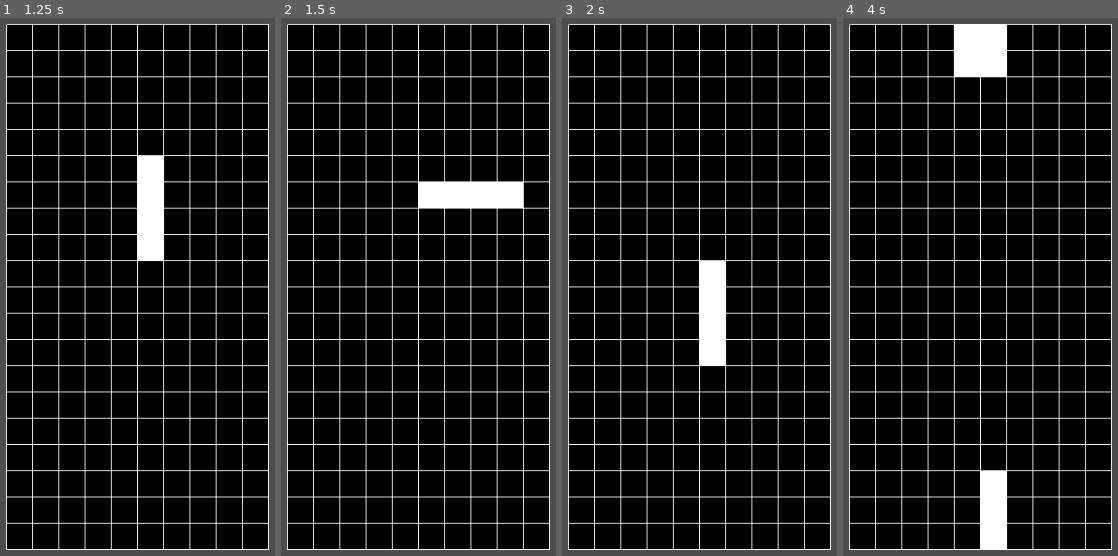
Above: before the commit, frames 1-4 (left to right).
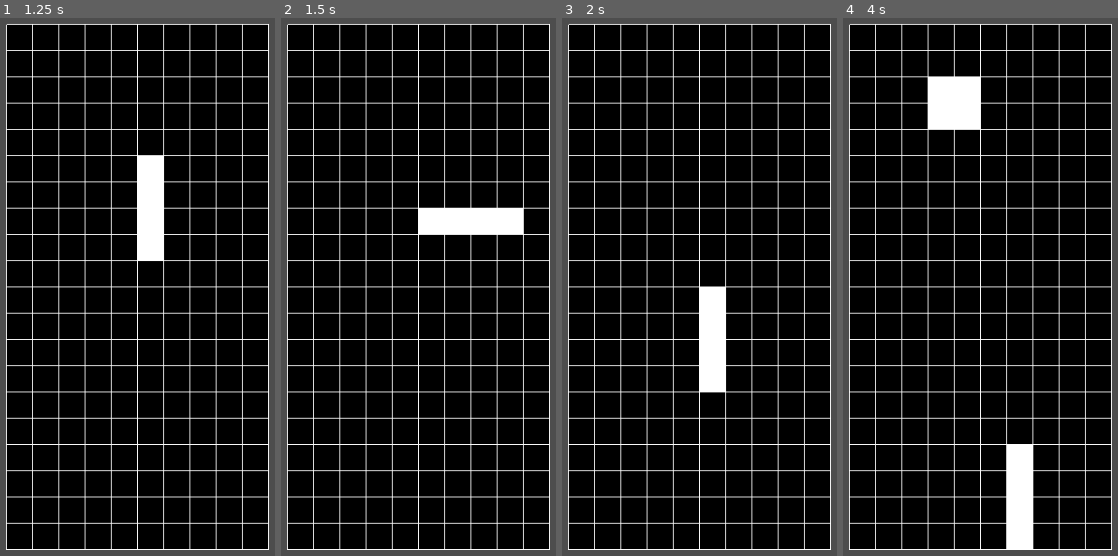
Above: after the commit, the same moments.

Repository: endy128/tetris2
Game: Godot game, scene res://board.tscn
Same seed, same stepped clock (60 frames per second), same inputs: the game is played once before the commit and once after it.
Inputs:
- Up to frame 1 (1.25 s): tap Enter at 0.5 s; hold Right from 0.53 s (still down); tap Alt at 0.6 s; tap Space at 0.77, 0.8, 1.07 s
- Up to frame 2 (1.5 s): release Right at 1.28 s; hold Down (down) from 1.28 s (still down); tap Space at 1.35 s
- Up to frame 3 (2 s): keep holding Down (down); tap Space at 1.52, 1.82 s; tap Alt at 1.55 s
- Up to frame 4 (4 s): release Down (down) at 2.03 s; hold Right 2.03-2.78 s; tap Alt at 2.1, 2.85 s; tap Space at 2.3, 3.02, 3.32, 3.6, 3.77 s; hold Up 2.78-3.53 s; hold Left from 3.53 s (still down)

Frame 1 is identical in both runs. In frame 2, 3.7% of the frame differs, in the area x 50-88%, y 30-41%; in frame 3, 0.9%; in frame 4, 6.9%, in the area x 30-70%, y 1-99%.
Error before the commit: Invalid access of index '20' on a base object of type: 'Array'. (res://board.gd:186)

Commit message:
shapes can now stack

Diff:
--- a/board.gd
+++ b/board.gd
@@ -64,6 +64,10 @@
 			shape.move(1)
 		if event.keycode == KEY_LEFT:
 			shape.move(-1)
+		if event.keycode == KEY_DOWN:
+			time = 50
+		if event.is_action_released("down"):
+			time = 0
 
 # Called every frame. 'delta' is the elapsed time since the previous frame.
 func _process(delta):
@@ -97,7 +101,6 @@
 	for i in range(START_Y, BLOCK_SIZE * ROWS + START_Y + 1, BLOCK_SIZE):
 		draw_line(Vector2(START_X, i), Vector2(COLUMNS * BLOCK_SIZE + START_X, i ), GRID_COLOUR, GRID_WIDTH)
 
-#	_place_shape(shape)
 	_render_board()
 
 
@@ -138,52 +141,75 @@
 			shape_i = preload("res://shape_i.gd")
 			shape = shape_i.new()
 			shape.shape_is_set.connect(_on_shape_shape_is_set)
+			shape.board = board
 		1:
 			shape_j = preload("res://shape_j.gd")
 			shape = shape_j.new()
 			shape.shape_is_set.connect(_on_shape_shape_is_set)
+			shape.board = board
+
 
 		2:
 			shape_l = preload("res://shape_l.gd")
 			shape = shape_l.new()
 			shape.shape_is_set.connect(_on_shape_shape_is_set)
+			shape.board = board
 
 		3:
 			shape_o = preload("res://shape_o.gd")
 			shape = shape_o.new()
 			shape.shape_is_set.connect(_on_shape_shape_is_set)
+			shape.board = board
 
 		4:
 			shape_s = preload("res://shape_s.gd")
 			shape = shape_s.new()
 			shape.shape_is_set.connect(_on_shape_shape_is_set)
+			shape.board = board
 
 		5:
 			shape_t = preload("res://shape_t.gd")
 			shape = shape_t.new()
 			shape.shape_is_set.connect(_on_shape_shape_is_set)
+			shape.board = board
 
 		6:
 			shape_z = preload("res://shape_z.gd")
 			shape = shape_z.new()
 			shape.shape_is_set.connect(_on_shape_shape_is_set)
+			shape.board = board
 
 	_place_shape(shape, 1)
 
 func _place_shape(shape, value):
+	shape.coords = []
 	var start_x = shape.position.x
 	var start_y = shape.position.y
 	var num_cols = len(shape.frames[shape.frame_index][0])
 	var num_rows = len(shape.frames[shape.frame_index])
 	for i in range(start_y, start_y + num_rows):
 		for j in range(start_x, start_x + num_cols):
+			# when the last row of the shape is being placed
+			# set the co-ords of the filled squares
+			if i == start_y + num_rows - 1:
+				_set_shape_last_row_coords(shape, i, j, start_y, start_x)
 			if value == 2:
-				if shape.frames[shape.frame_index][i - start_y][j - start_x] == 1:
+				if shape.frames[shape.frame_index][i - start_y][j - start_x] == 1 or board[i][j] == 2:
 					board[i][j] = 2
 				else:
 					board[i][j] = 0
 			else:
-				board[i][j] = shape.frames[shape.frame_index][i - start_y][j - start_x]
+				if board[i][j] == 2:
+					pass
+				else:
+					board[i][j] = shape.frames[shape.frame_index][i - start_y][j - start_x]
+
+# sets an array with all the coords of the shape's last row
+# use this to calc if it hits another block, ie to build the wall
+func _set_shape_last_row_coords(shape, i, j, start_y, start_x):
+	if shape.frames[shape.frame_index][i - start_y][j - start_x] == 1:
+		shape.coords.push_back({'x': j, 'y': i})
+
 
 
 
--- a/shape.gd
+++ b/shape.gd
@@ -1,14 +1,19 @@
 extends Node
 class_name Shape
 const _ROWS = preload("res://board.gd").ROWS
+var board
 var is_active = true
 var is_set = 1  # 1 for active, 2 for set
 signal shape_is_set
 
 var position = {'x': 4, "y": 0}
 
+var coords = []
+
 # Called when the node enters the scene tree for the first time.
 func _ready():
+#	_board = get_node("/root/main/board").board
+#	print(_board)
 	pass # Replace with function body.
 
 
@@ -59,23 +64,30 @@
 		self.frame_index = self.frame_index % len(self.frames)
 		return self.frames[self.frame_index]
 
-# FIXME!!
-func _check_if_can_rotate(direction):
-	# check if the proposed rotation will put some of the shape off the
-	# board and if so move position.x appropriately
-	pass
 
-func _check_collision():
-	# if shape array has 1 and board below this has 1
-	# and is at end of move => is_active = false
-	pass
-
-func _check_if_can_drop():
+func _check_if_can_drop2():
 	if position.y + _get_shape_height(self) < ( _ROWS):
 		return true
 	else:
 		is_active = false
 		return false
 
+
+func _check_if_can_drop():
+	if _check_for_collision() and position.y + _get_shape_height(self) < ( _ROWS):
+		return true
+	else:
+		is_active = false
+		return false
+
+func _check_for_collision():
+	for item in coords:
+		if item.y + 1 > 19:
+			return false
+		if board[item.y + 1][item.x] == 2:
+			return false
+		else:
+			return true
+
 func _get_shape_height(shape):
 	return len(self.frames[self.frame_index])
